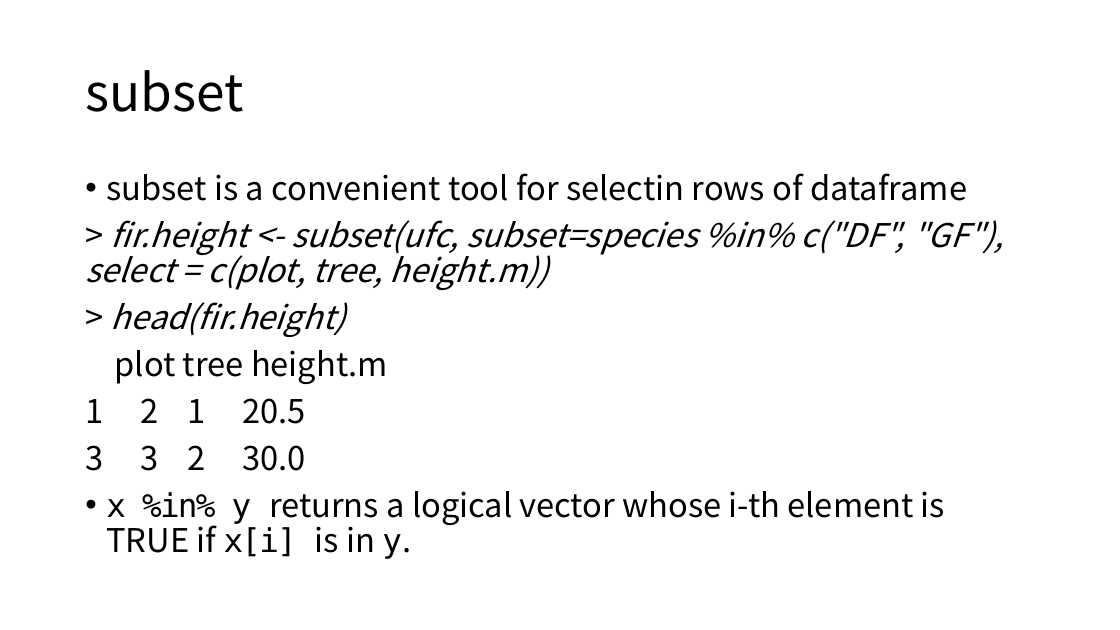
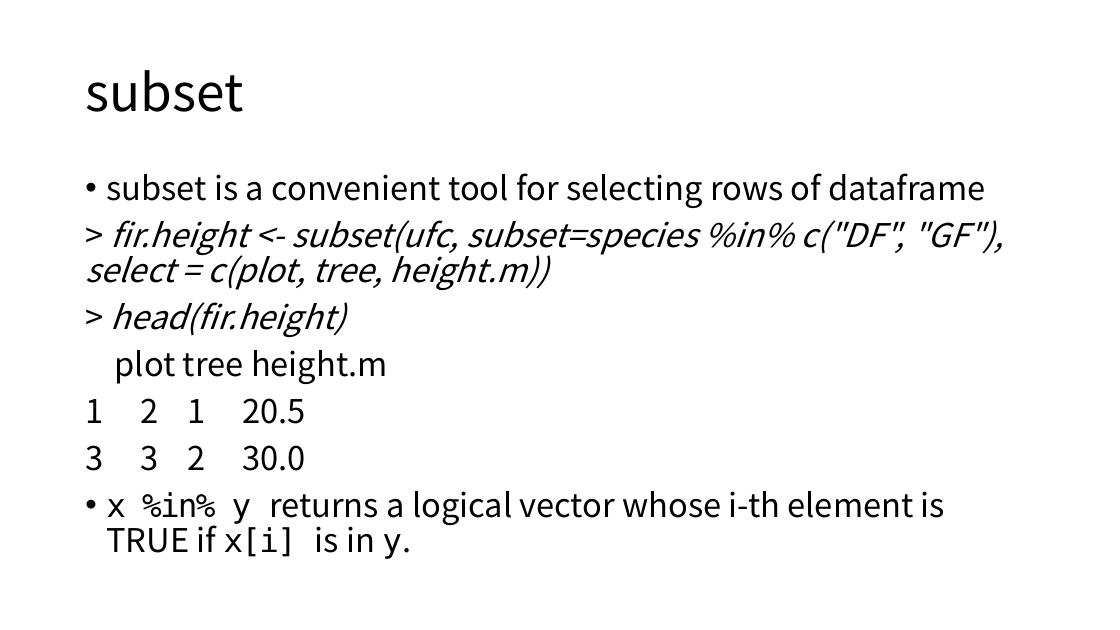
Before and after one commit to ksublee/SSuR, a slide deck: slide 13 of ppt/5.Sophisticated data structures.pptx. Drawn at 1120x630 pixels with LibreOffice and Linux fonts; fonts in the diff are those of the drawing. Boxes give left, top, right and bottom in pixels: in the first picture for what was removed or moved away, otherwise in the second. Text is boxed around its words. In the diff, an @@ line names an element or a change of style, - is before the commit and + after.

```diff
--- a/ppt/5.Sophisticated data structures.pptx
+++ b/ppt/5.Sophisticated data structures.pptx
@@ text at <box>106,173,986,208</box>: text changed @@
-• subset is a convenient tool for selectin rows of dataframe
+• subset is a convenient tool for selecting rows of dataframe
```
Also in this commit, not shown: 2 other slides changed, 1 other file.
